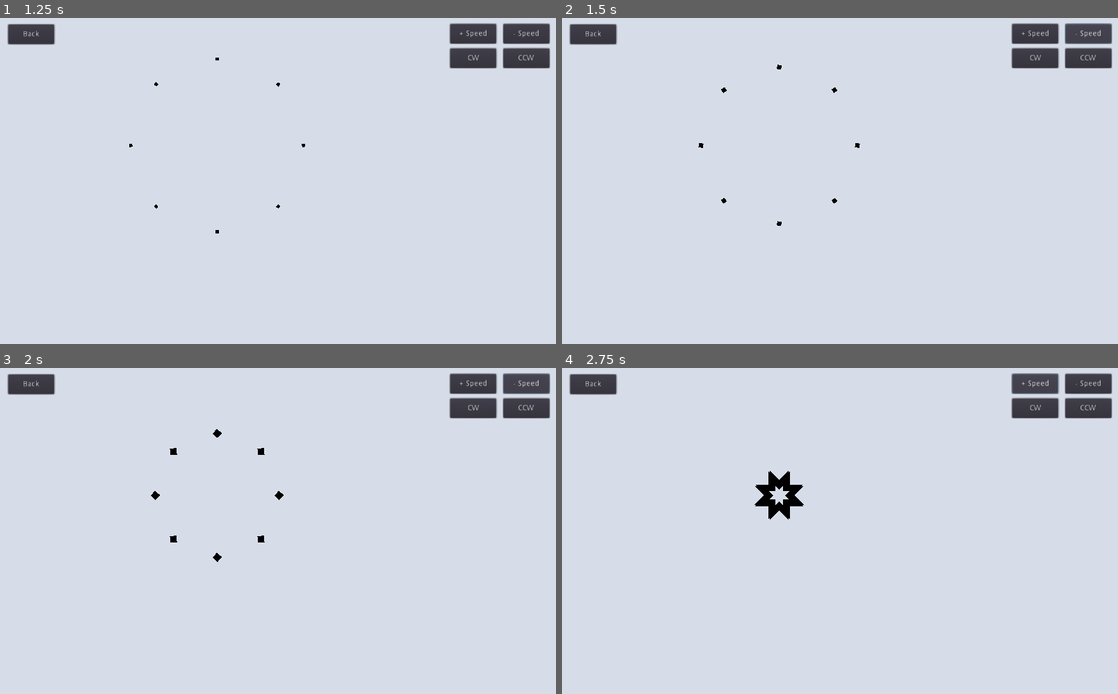
Above: before the commit, frames 1-4 (two rows, left to right).
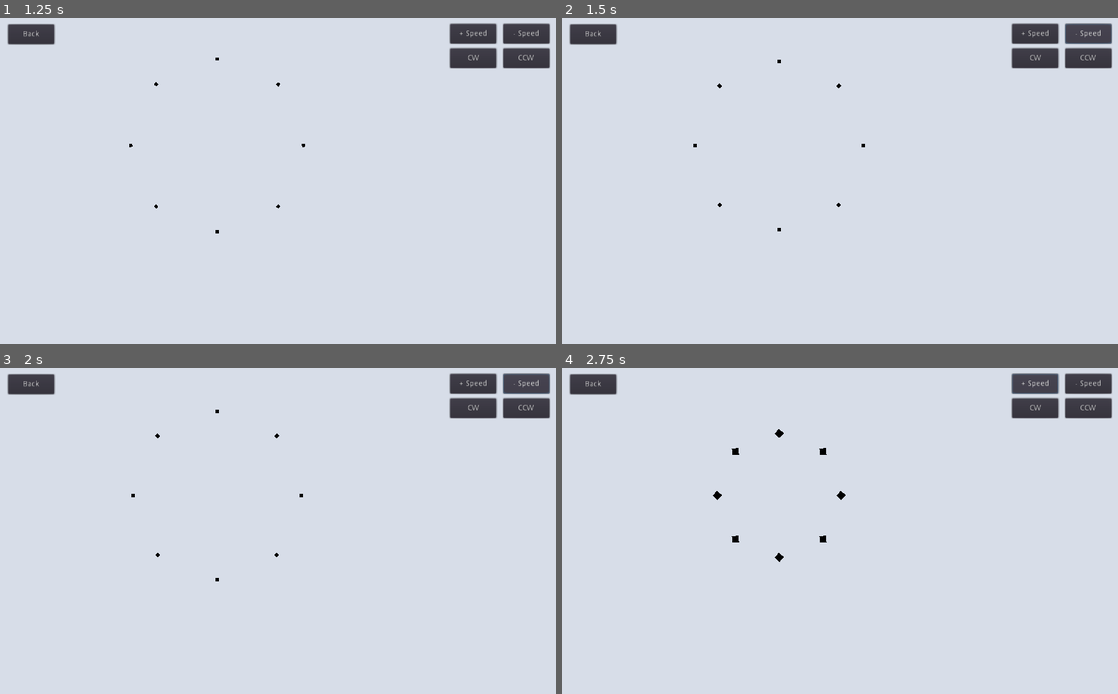
Above: after the commit, the same moments.

Repository: ReyRizki/Komgraf
Game: Godot game, scene res://scenes/Menu.tscn
Same seed, same stepped clock (60 frames per second), same inputs: the game is played once before the commit and once after it.
Inputs:
- Up to frame 1 (1.25 s): click "Pattern" at 0.5 s
- Up to frame 2 (1.5 s): click "- Speed" at 1.25 s
- Up to frame 3 (2 s): no input
- Up to frame 4 (2.75 s): click "+ Speed" at 2 s

Frame 1 is identical in both runs. In frame 2, 0.1% of the frame differs, in the area x 23-55%, y 12-66%; in frame 3, 0.2%; in frame 4, 0.8%, in the area x 27-51%, y 18-60%.

Commit message:
chore(Clean Code): Add comments

Diff:
--- a/191524031_Pertemuan_7/src/lib/Pattern.gd
+++ b/191524031_Pertemuan_7/src/lib/Pattern.gd
@@ -4,6 +4,7 @@
 class_name Pattern
 
 
+# animation settings
 var steps = 0
 var speed = 1
 var alter = 1
--- a/191524031_Pertemuan_7/src/scenes/Pattern.gd
+++ b/191524031_Pertemuan_7/src/scenes/Pattern.gd
@@ -25,14 +25,14 @@
 	get_tree().change_scene("res://scenes/Menu.tscn")
 
 
-
+# button functions to change the speed and roatation orientation
 func _on_Speed_Up_pressed():
 	speed += 1
 
 
 func _on_Speed_Down_pressed():
-	if (speed > 1):
-		speed -= 1
+	# if (speed > 1):
+	speed -= 1
 
 
 func _on_CW_pressed():
Not shown, removed: 191524031_Pertemuan_7/scenes/.fuse_hidden000000d300000001
